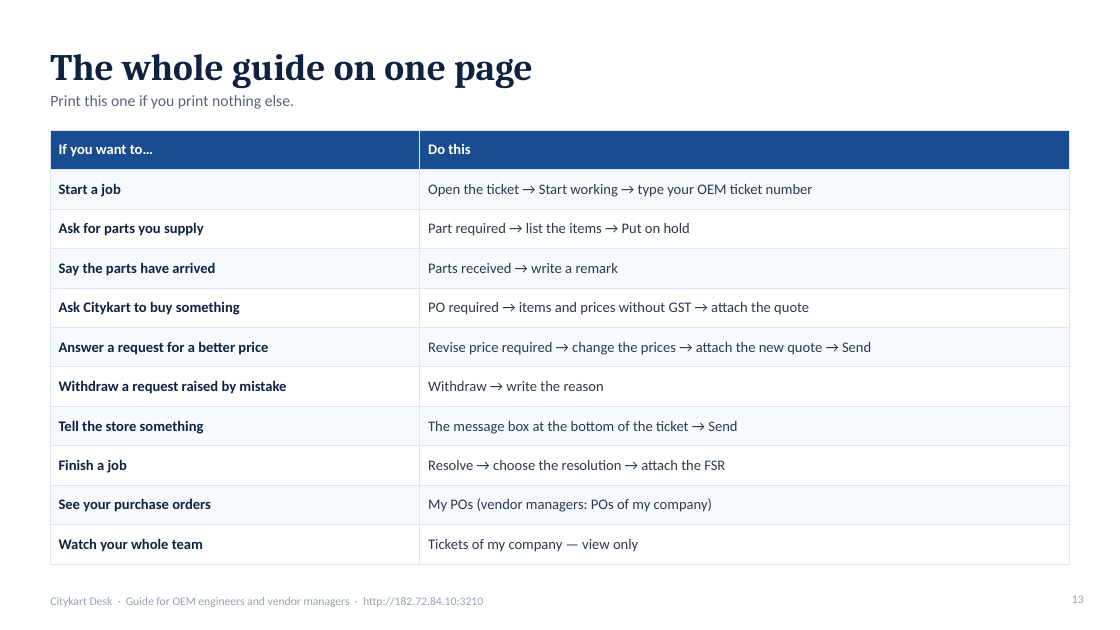
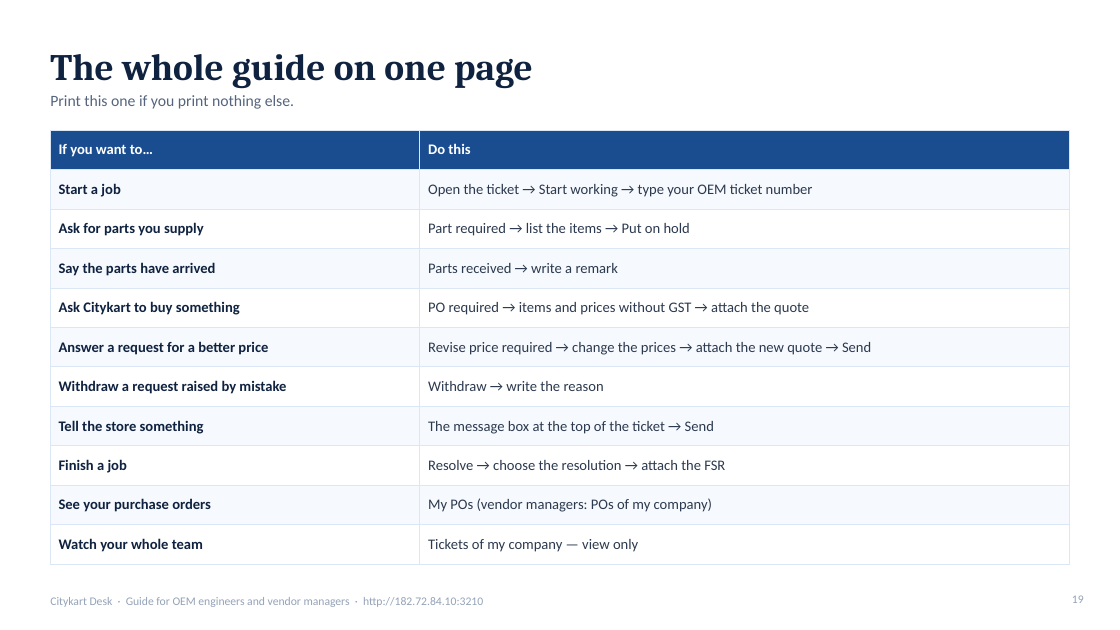
Before and after one commit to kumarsuraj84/Citykartdesk, a slide deck: slide 19 of docs/guides/CKDesk-Guide-for-Vendors.pptx (slide 13 before the commit). Drawn at 1120x630 pixels with LibreOffice and Linux fonts; fonts in the diff are those of the drawing. Boxes give left, top, right and bottom in pixels: in the first picture for what was removed or moved away, otherwise in the second. Text is boxed around its words. In the diff, an @@ line names an element or a change of style, - is before the commit and + after.

```diff
--- a/docs/guides/CKDesk-Guide-for-Vendors.pptx
+++ b/docs/guides/CKDesk-Guide-for-Vendors.pptx
@@ table at (x1=50, y1=130, x2=1070, y2=556) @@
-row 8, column 2: The message box at the bottom of the ticket → Send
+row 8, column 2: The message box at the top of the ticket → Send
```
Also in this commit, not shown: 5 other slides changed, 8 slides added, 2 slides removed, 2 other files.
